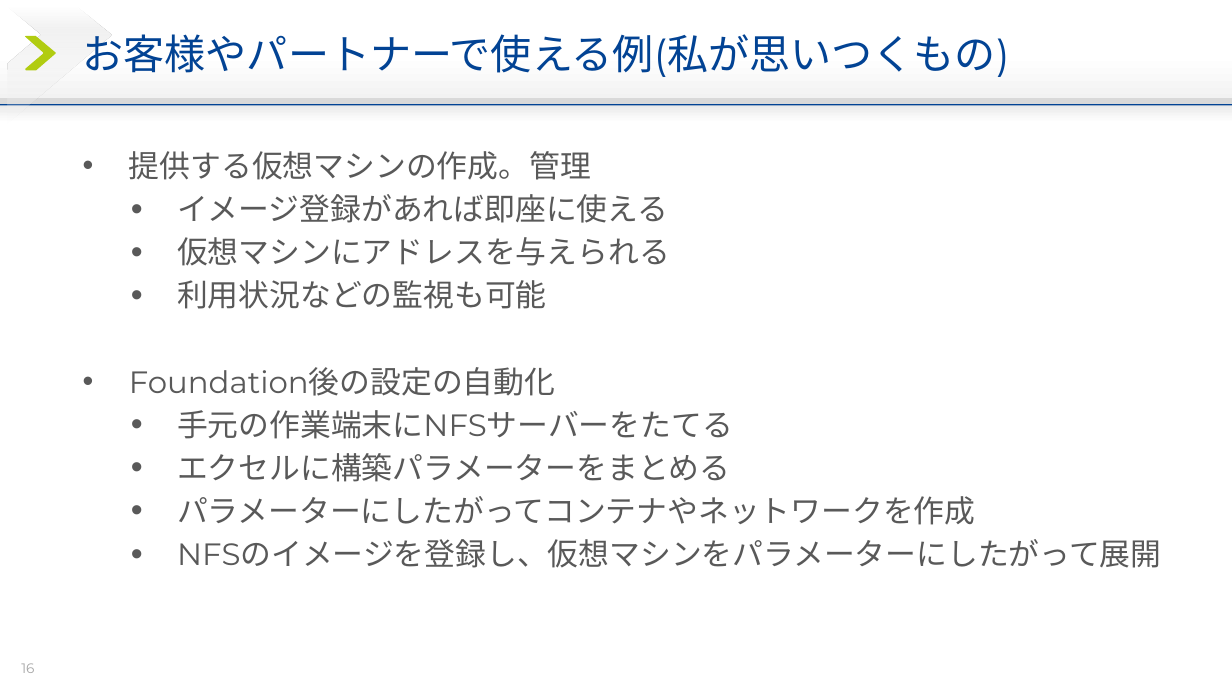
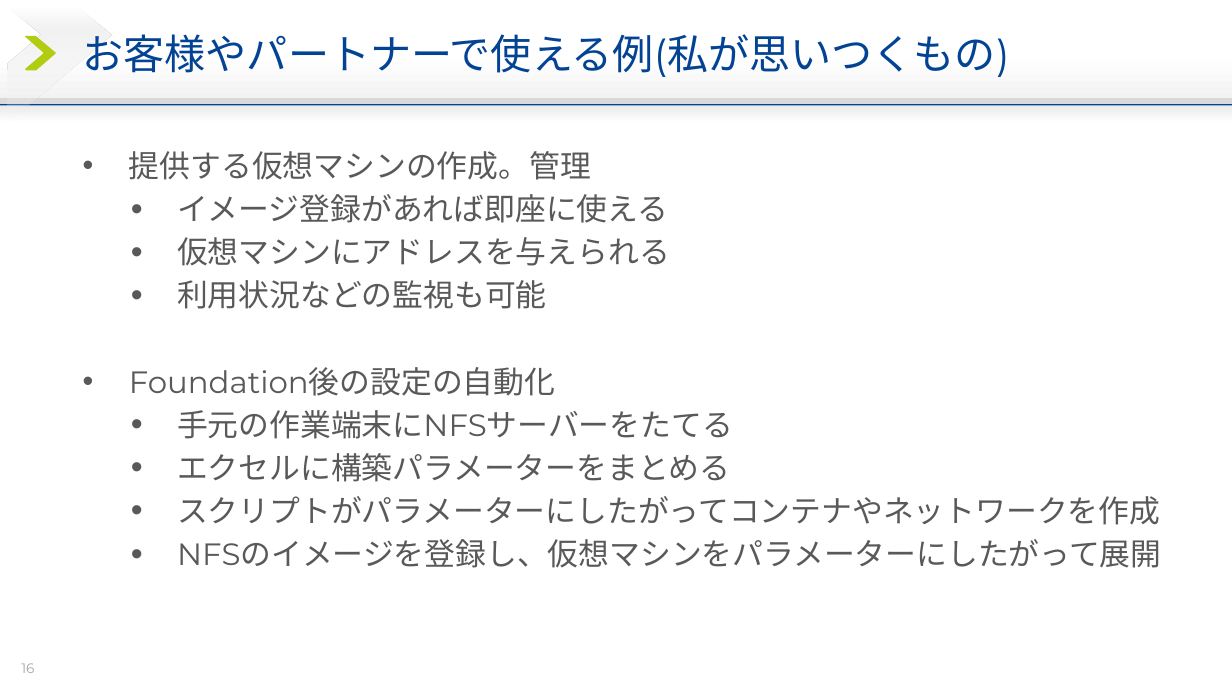
Before and after one commit to yuichi110/nutanix_restapi_bootcamp, a slide deck: slide 16 of about_restapi.PPTX. Drawn at 1232x693 pixels with LibreOffice and Linux fonts; fonts in the diff are those of the drawing; background and template pictures are left out. Boxes give left, top, right and bottom in pixels: in the first picture for what was removed or moved away, otherwise in the second. Text is boxed around its words. In the diff, an @@ line names an element or a change of style, - is before the commit and + after.

```diff
--- a/about_restapi.PPTX
+++ b/about_restapi.PPTX
@@ text at (177, 496, 1160, 525): text changed @@
-  • パラメーターにしたがってコンテナやネットワークを作成
+  • スクリプトがパラメーターにしたがってコンテナやネットワークを作成
```
Also in this commit, not shown: 4 other slides changed, 6 other files.
